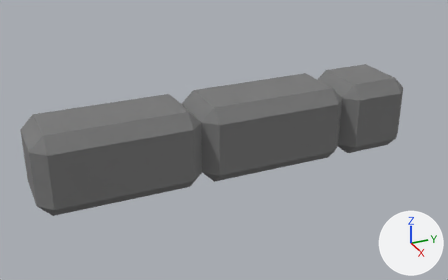
The glTF model objects/walls0b.glb, before and after one commit.
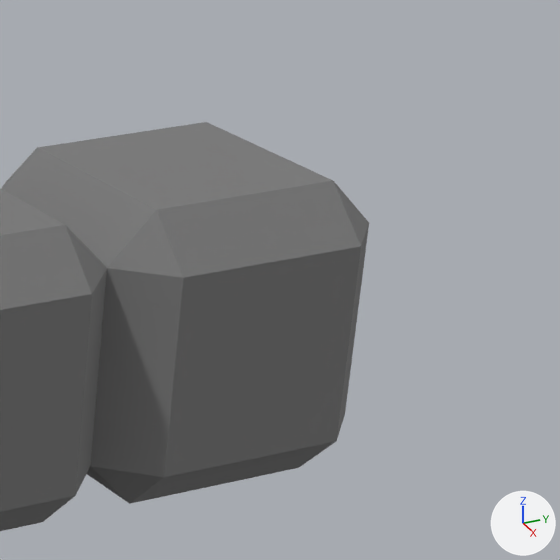
Old and new are each drawn whole from a 50 mm camera at (1.738, -1.112, 1.046) aimed at (0.397, -0.509, 0.375) and again close up on the part from 71% to 100% of the width and 13% to 59% of the height. The axes (+X, +Y, +Z) are drawn at lower right. The lights are the same throughout. Vertices at the same position are counted once.

Objects in the first close-up: 'walls0b'.
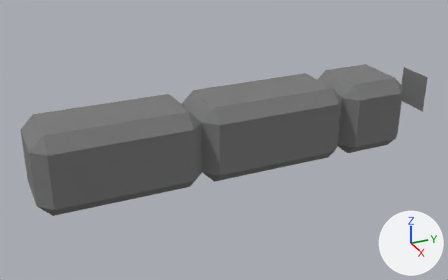
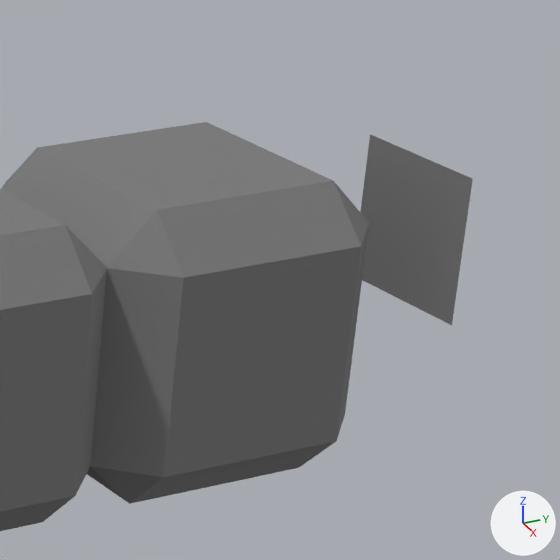
What differs and where, as boxes [x1, y1, x2, y2] in the close-ups (560 x 560 px):
```json
{"object": "walls0b", "change": "reshaped", "before": [0, 122, 369, 531], "after": [0, 122, 473, 531]}
{"part": 1, "of": "me_cube_008", "change": "added", "after": [360, 134, 473, 325]}
```

The change, as JSON lines over the scene's bpy script:
```json
{"block": "me_cube_008", "where": "me_cube_008.from_pydata(...)  # 68 vertices, 132 faces; spans x 0.3..0.5, y -1.0..0.0, z 0.3..0.5"}
{"block": "me_cube_008", "where": "# used by ob_walls0b; location = (0.0, 0.0, 0.0)"}
{"block": "me_cube_008", "where": "# verts and faces of me_cube_008; kept vertices keep their numbers, new ones are numbered from 68"}
{"block": "me_cube_008", "change": "me_cube_008 part 1"}
{"op": "add", "block": "me_cube_008", "code": "verts[68] = (0.4, 0.05, 0.4)"}
{"op": "add", "block": "me_cube_008", "code": "verts[69] = (0.5, 0.05, 0.5)  # pixel (472, 178)"}
{"op": "add", "block": "me_cube_008", "code": "verts[70] = (0.4, 0.05, 0.5)  # pixel (370, 134)"}
{"op": "add", "block": "me_cube_008", "code": "verts[71] = (0.5, 0.05, 0.4)  # pixel (451, 325)"}
{"op": "add", "block": "me_cube_008", "code": "faces += [(68, 69, 70), (68, 71, 69)]"}
```
